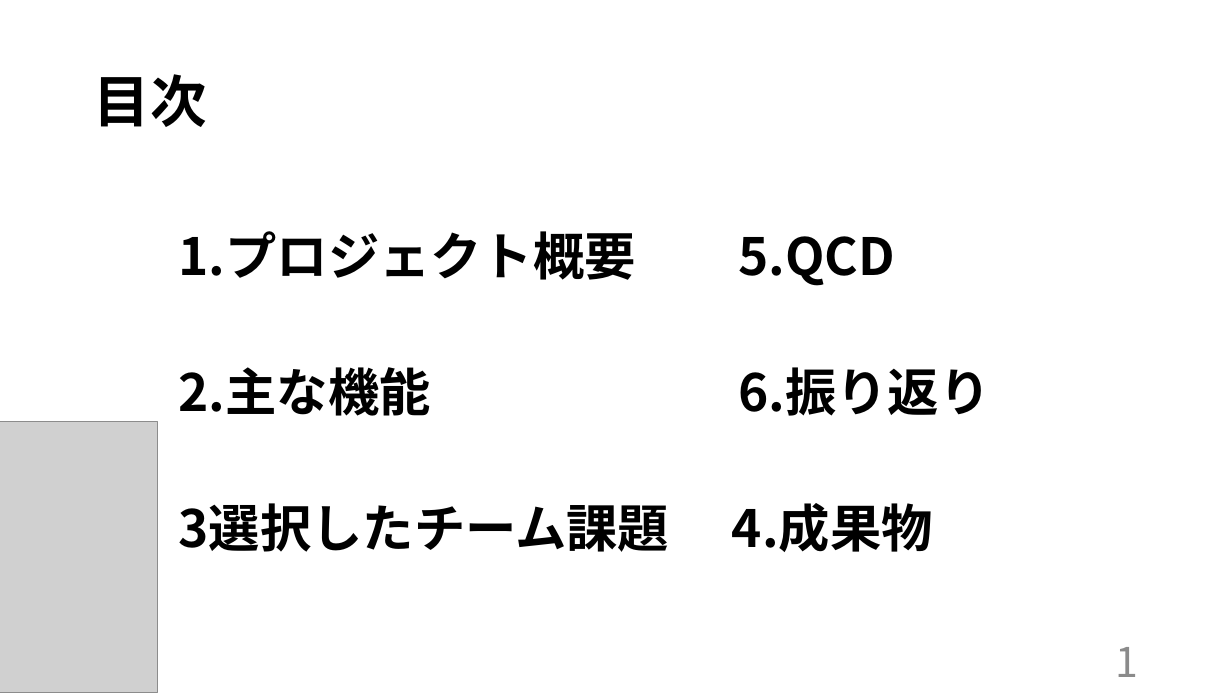
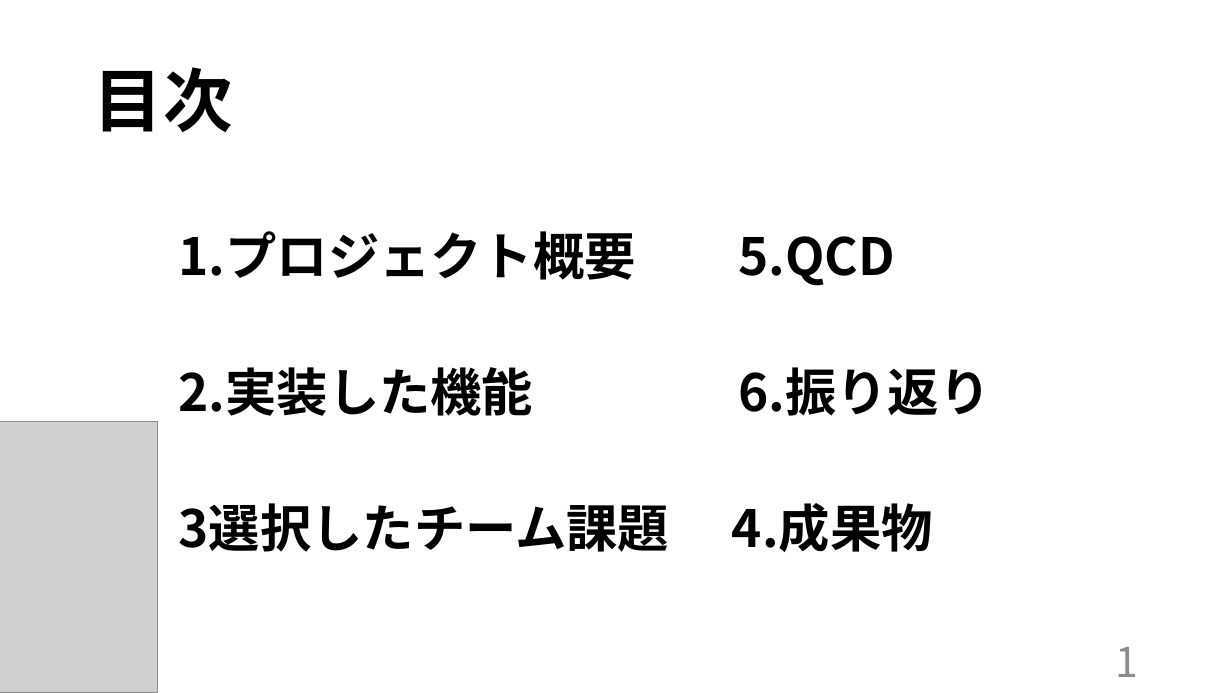
Before and after one commit to kazukiyoshida96/PM-, a slide deck: slide 2 of 最終.pptx. Drawn at 1232x693 pixels with LibreOffice and Linux fonts; fonts in the diff are those of the drawing; grey boxes stand for pictures. Boxes give left, top, right and bottom in pixels: in the first picture for what was removed or moved away, otherwise in the second. Text is boxed around its words. In the diff, an @@ line names an element or a change of style, - is before the commit and + after.

```diff
--- a/最終.pptx
+++ b/最終.pptx
@@ title "目次" at (94,67,233,132): size 44 to 54 pt @@
@@ text at (179,367,990,416): text changed @@
-2.主な機能 6.振り返り
+2.実装した機能 6.振り返り
```
Also in this commit, not shown: 16 other slides changed, 4 other files.
